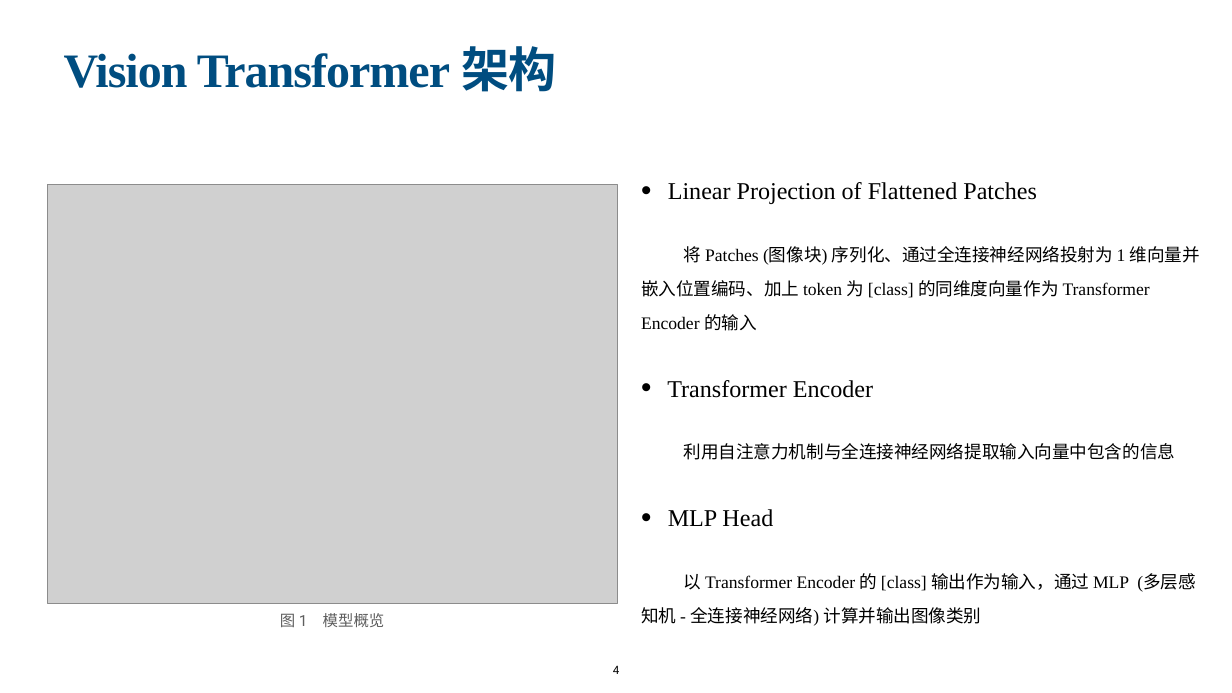
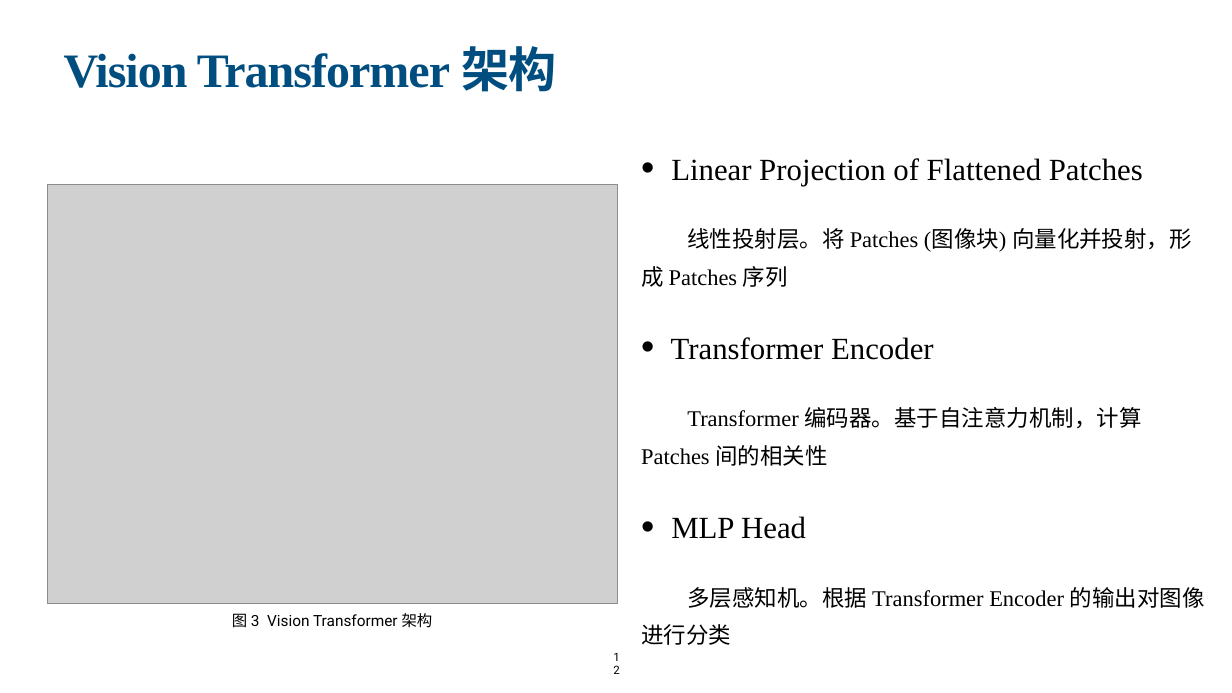
Before and after one commit to SHAOHUASONGgit/DataScienceRepo, a slide deck: slide 12 of 大数据分析与应用/Vision Transformer.pptx (slide 7 before the commit). Drawn at 1232x693 pixels with LibreOffice and Linux fonts; fonts in the diff are those of the drawing; grey boxes stand for pictures. Boxes give left, top, right and bottom in pixels: in the first picture for what was removed or moved away, otherwise in the second. Text is boxed around its words. In the diff, an @@ line names an element or a change of style, - is before the commit and + after.

Commit message:
visionppt

```diff
--- a/大数据分析与应用/Vision Transformer.pptx
+++ b/大数据分析与应用/Vision Transformer.pptx
@@ text at (671,158,1143,539): size 37.5 to 48 pt in "Linear Projection of Flattened Patches", "Transformer Encoder", "MLP Head"; indent changed; line spacing 67pt to 73pt; more space between paragraphs @@
@@ text at (641,228,1192,287): text changed; size 27.4 to 35 pt @@
-    将 Patches (图像块) 序列化、通过全连接神经网络投射为 1 维向量并嵌入位置编码、加上 token 为 [class] 的同维度向量作为 Transformer Encoder 的输入
+    线性投射层。将 Patches (图像块) 向量化并投射，形成 Patches 序列
@@ text at (641,407,1142,466): text changed; size 27.4 to 35 pt @@
-    利用自注意力机制与全连接神经网络提取输入向量中包含的信息
+    Transformer 编码器。基于自注意力机制，计算 Patches 间的相关性
@@ text at (641,587,1205,645): text changed; size 27.4 to 35 pt @@
-    以 Transformer Encoder 的 [class] 输出作为输入，通过 MLP (多层感知机 - 全连接神经网络) 计算并输出图像类别
+    多层感知机。根据 Transformer Encoder 的输出对图像进行分类
@@ text at (232,613,433,628): text changed; text colour #5E5E5E to #000000 @@
-图 1 模型概览
+图 3 Vision Transformer 架构
@@ page number at (613,665,619,674): text changed @@
-4
+12
```
Also in this commit, not shown: 9 other slides changed, 14 slides added, 8 slides removed, 3 other files.
